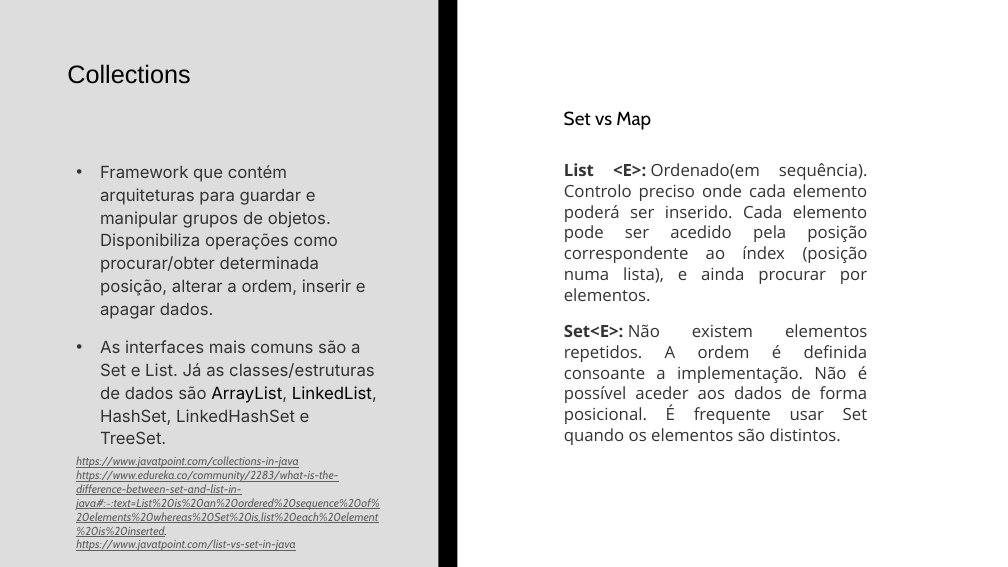
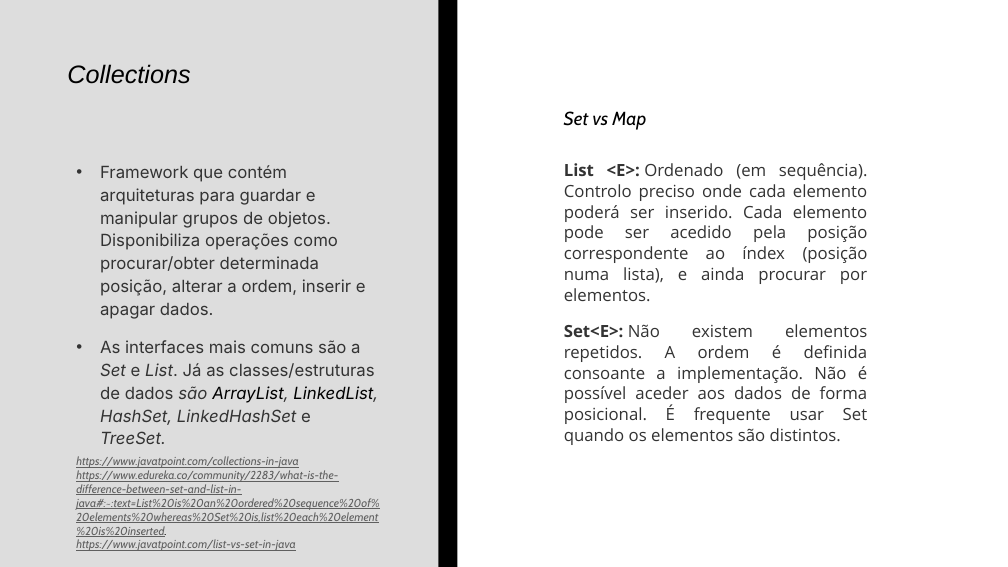
Before and after one commit to wlgomes/upskill-nov22, a slide deck: slide 8 of UPSKILL - AutoestudoS1_valentimgomes.pptx. Drawn at 1008x567 pixels with LibreOffice and Linux fonts; fonts in the diff are those of the drawing. Boxes give left, top, right and bottom in pixels: in the first picture for what was removed or moved away, otherwise in the second. Text is boxed around its words. In the diff, an @@ line names an element or a change of style, - is before the commit and + after.

```diff
--- a/UPSKILL - AutoestudoS1_valentimgomes.pptx
+++ b/UPSKILL - AutoestudoS1_valentimgomes.pptx
@@ title "Collections" at <box>67,64,190,84</box>: italic on @@
@@ text "Set vs Map" at <box>564,111,646,130</box>: italic on @@
@@ text at <box>564,163,868,301</box>: spaces changed @@
-List <E>: Ordenado(em sequência). Controlo preciso onde cada elemento poderá ser inserido. Cada elemento pode ser acedido pela posição correspondente ao índex (posição numa lista), e ainda procurar por elementos.
+List <E>: Ordenado (em sequência). Controlo preciso onde cada elemento poderá ser inserido. Cada elemento pode ser acedido pela posição correspondente ao índex (posição numa lista), e ainda procurar por elementos.
@@ text at <box>100,340,378,444</box>: italic on in "Set List. são ArrayList, LinkedList, HashSet, LinkedHashSet ..." @@
```
Also in this commit, not shown: 6 other slides changed, 6 slides added, 1 slide removed, 9 other files.
